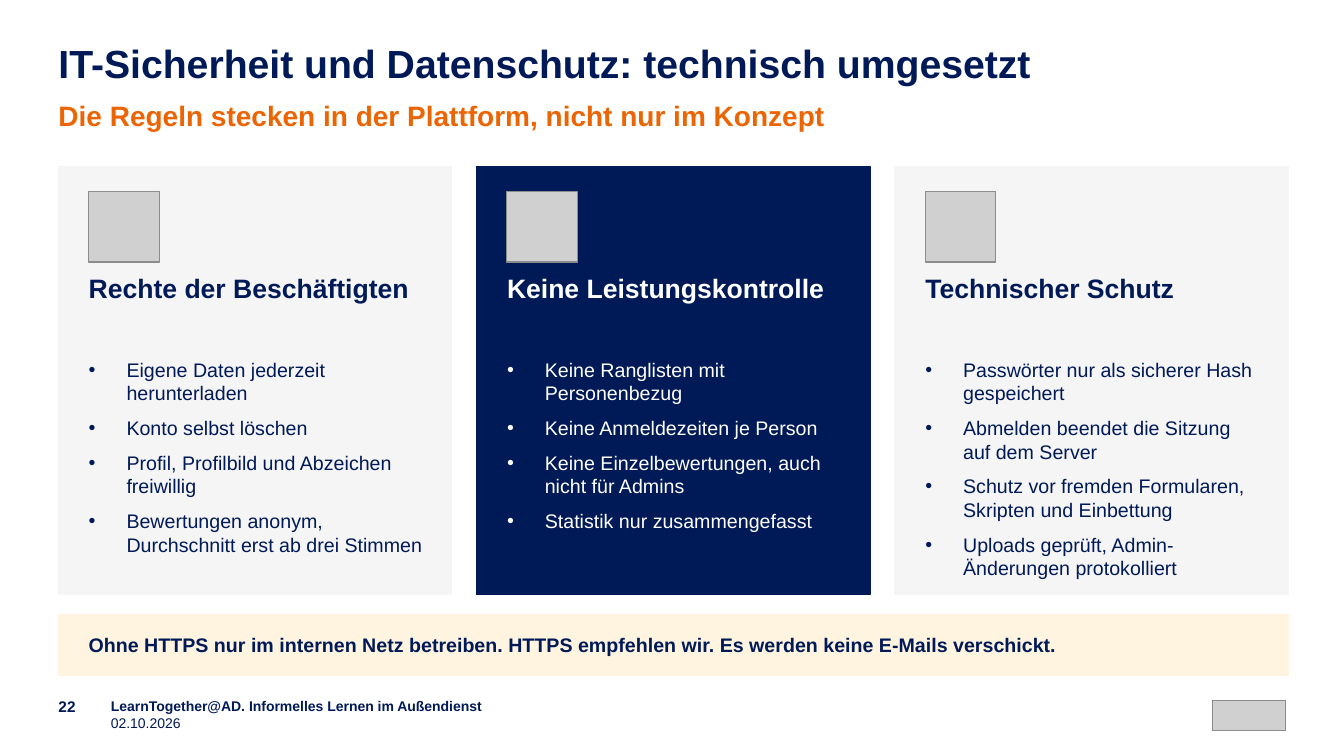
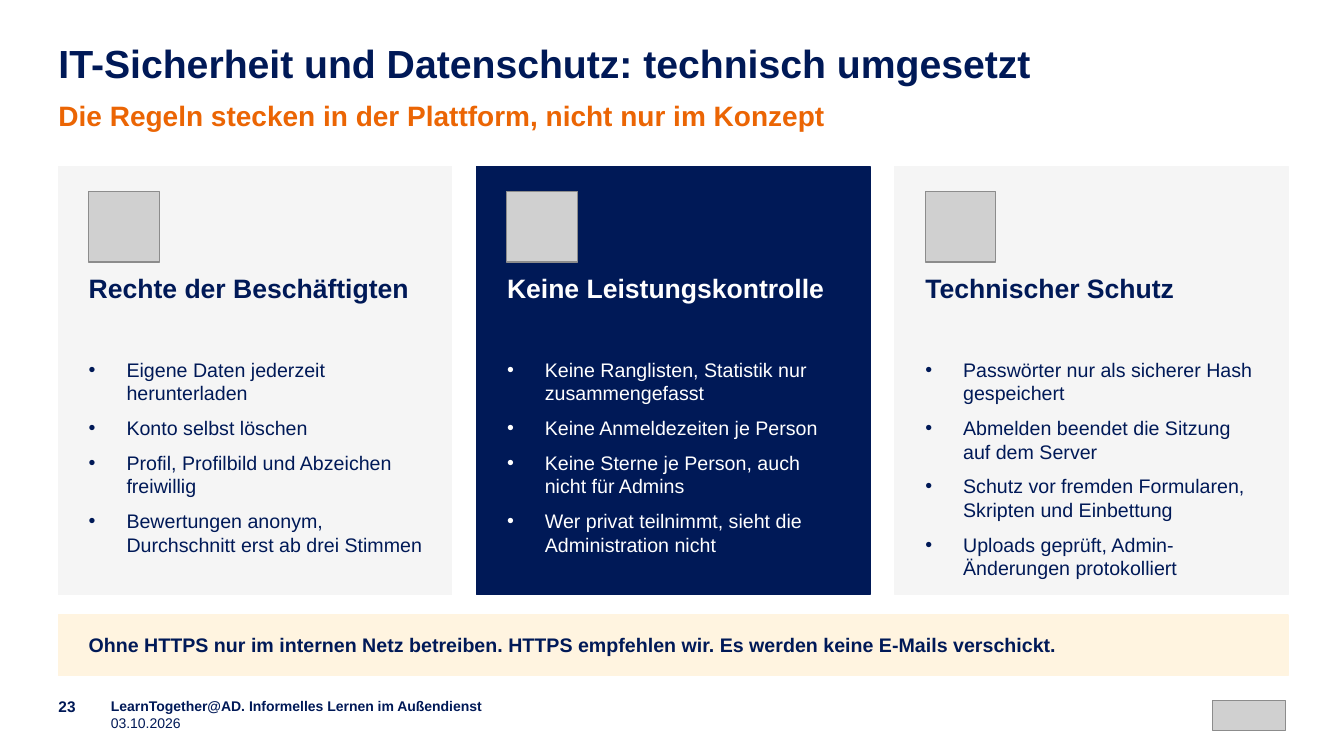
Before and after one commit to emplush/ruv_learntogether, a slide deck: slide 23 of docs/LearnTogether-AD_Praesentation.pptx (slide 22 before the commit). Drawn at 1344x756 pixels with LibreOffice and Linux fonts; fonts in the diff are those of the drawing; grey boxes stand for pictures. Boxes give left, top, right and bottom in pixels: in the first picture for what was removed or moved away, otherwise in the second. Text is boxed around its words. In the diff, an @@ line names an element or a change of style, - is before the commit and + after.

```diff
--- a/docs/LearnTogether-AD_Praesentation.pptx
+++ b/docs/LearnTogether-AD_Praesentation.pptx
@@ text at (x1=545, y1=362, x2=806, y2=404): text changed @@
-• Keine Ranglisten mit Personenbezug
+• Keine Ranglisten, Statistik nur zusammengefasst
@@ text at (x1=545, y1=455, x2=802, y2=553): text changed @@
-• Keine Einzelbewertungen, auch nicht für Admins
-• Statistik nur zusammengefasst
+• Keine Sterne je Person, auch nicht für Admins
+• Wer privat teilnimmt, sieht die Administration nicht
@@ text at (x1=58, y1=701, x2=75, y2=712): text changed @@
-22
+23
```
Also in this commit, not shown: 27 other slides changed, 1 slide added, 31 other files.
